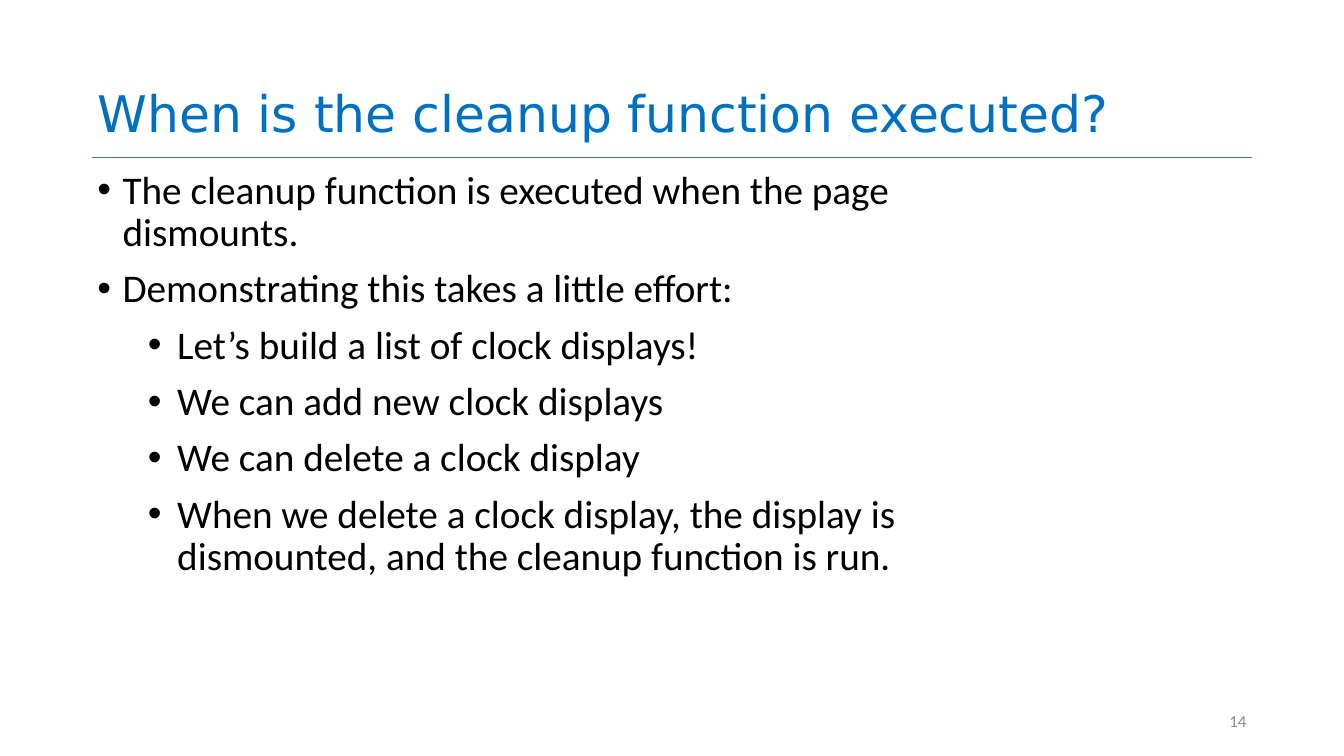
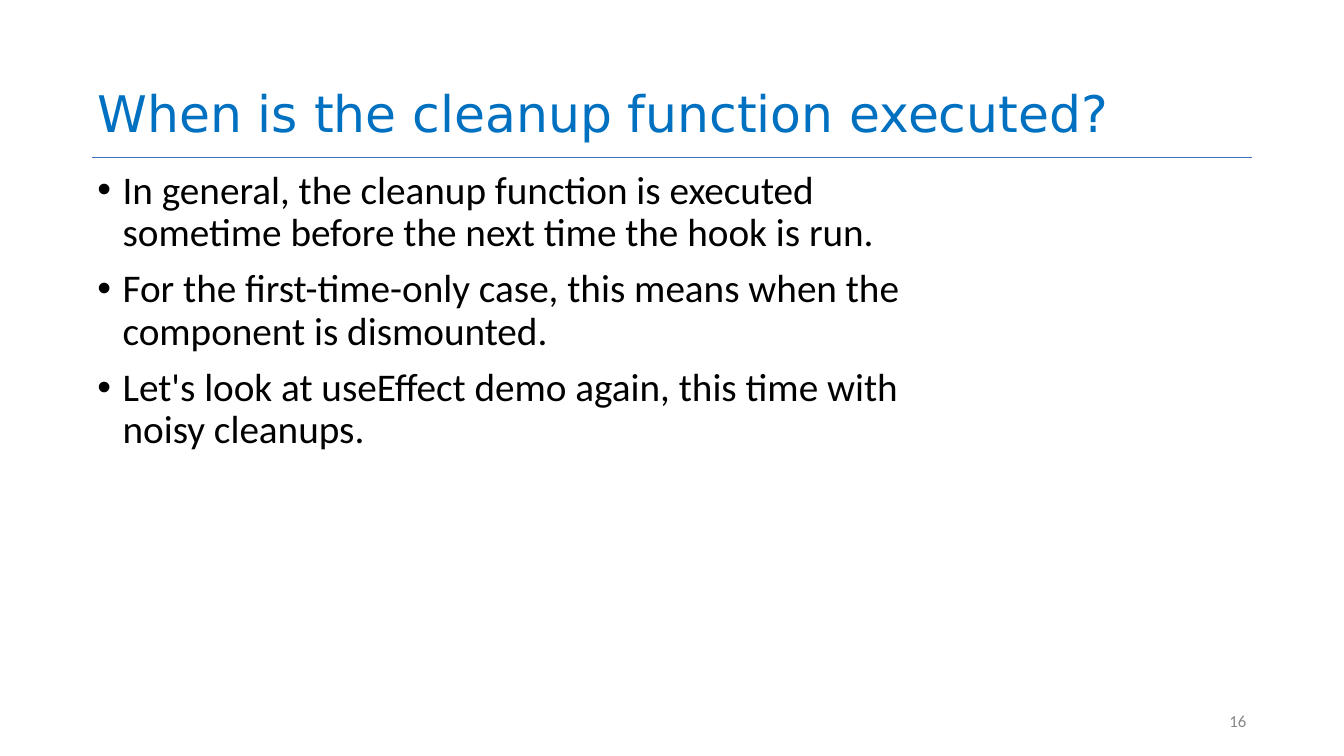
Before and after one commit to neu-se/CS4530-Spring-2024, a slide deck: slide 16 of Slides/Module 09 React Hooks.pptx (slide 14 before the commit). Drawn at 1344x756 pixels with LibreOffice and Linux fonts; fonts in the diff are those of the drawing. Boxes give left, top, right and bottom in pixels: in the first picture for what was removed or moved away, otherwise in the second. Text is boxed around its words. In the diff, an @@ line names an element or a change of style, - is before the commit and + after.

```diff
--- a/Slides/Module 09 React Hooks.pptx
+++ b/Slides/Module 09 React Hooks.pptx
@@ text at (123, 176, 899, 450): text changed @@
-• The cleanup function is executed when the page dismounts.
-• Demonstrating this takes a little effort:
-  • Let’s build a list of clock displays!
-  • We can add new clock displays
-  • We can delete a clock display
-  • When we delete a clock display, the display is dismounted, and the cleanup function is run.
+• In general, the cleanup function is executed sometime before the next time the hook is run.
+• For the first-time-only case, this means when the component is dismounted.
+• Let's look at useEffect demo again, this time with noisy cleanups.
@@ page number at (1229, 715, 1246, 727): text changed @@
-14
+16
```
Also in this commit, not shown: 3 other slides changed, 4 slides added, 2 slides removed, 2 other files.
